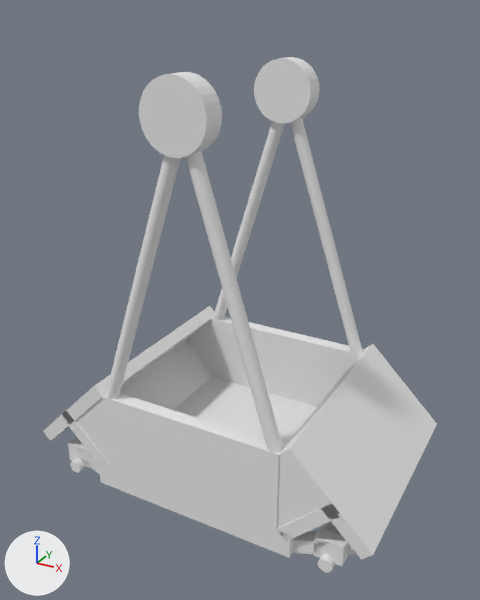
The OBJ model src/main/resources/assets/nyasamarailway/models/carts/nspc_6w_base.obj as it was, and as the next commit left it.
One viewpoint serves both versions: a 50 mm lens placed at (21.4, -39.1, 27.5), pointed at (0.2, -0.6, 8.2). The lights are fixed; the arrows at lower left show +X, +Y and +Z. Where no turn or scale is listed for an object, it has been applied to the vertices.

Names of what the first picture shows: '0.002', '22.004', '23.003', '25.001', '26.001', '27.001', 'Cylinder.001_Cylinder.002', 'Cylinder.002_Cylinder.003', 'Cylinder.003_Cylinder.004', 'Cylinder.010_Cylinder.002', 'Cylinder.011_Cylinder.002', 'Cylinder.025'.
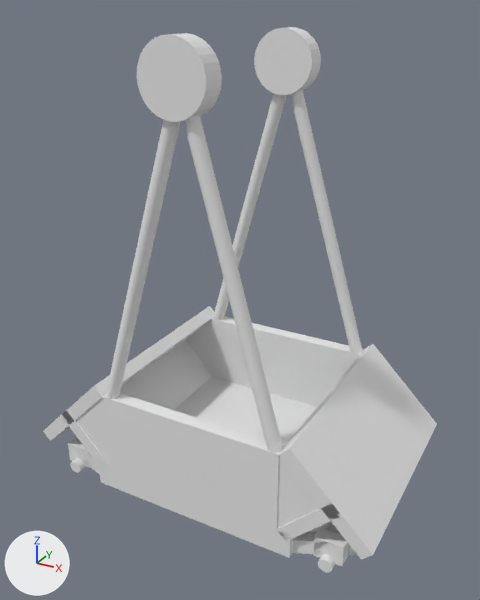
What differs and where, as boxes (x1, y1, x2, y2) in the pictures (480 x 600 px):
```json
{"object": "Cylinder.003_Cylinder.004", "change": "mesh rescaled", "before": [185, 151, 283, 453], "after": [183, 115, 283, 453], "on screen": "12% taller"}
{"object": "Cylinder.011_Cylinder.005", "change": "added", "after": [137, 33, 222, 122]}
{"object": "Cylinder.011_Cylinder.002", "change": "deleted", "before": [139, 72, 222, 158]}
{"object": "Cylinder.002_Cylinder.003", "change": "mesh rescaled", "before": [106, 155, 180, 399], "after": [106, 120, 181, 399], "on screen": "14% taller"}
{"object": "Cylinder.025", "change": "mesh rescaled", "before": [290, 118, 362, 353], "after": [290, 90, 362, 353], "on screen": "12% taller"}
{"object": "Cylinder.010_Cylinder.005", "change": "added", "after": [254, 27, 321, 95]}
{"object": "Cylinder.010_Cylinder.002", "change": "deleted", "before": [254, 57, 319, 123]}
{"object": "Cylinder.001_Cylinder.002", "change": "mesh rescaled", "before": [213, 121, 285, 320], "after": [213, 93, 286, 320], "on screen": "14% taller"}
```

Edits to the scene script, one JSON object a line:
```json
{"block": "me_cylinder_001_cylinder_002", "where": "me_cylinder_001_cylinder_002.from_pydata(...)  # 66 vertices, 128 faces; spans x -7.0..0.5, y 6.5..8.0, z 2.0..22.0"}
{"block": "me_cylinder_001_cylinder_002", "where": "# used by ob_cylinder_001_cylinder_002; location = (0.0, 0.0, 0.0)"}
{"block": "me_cylinder_001_cylinder_002", "change": "me_cylinder_001_cylinder_002 part 1: the whole mesh is scaled about its middle by (1, 1, 1.1), then moved by (0.0, 0.0, 1.0)"}
{"block": "me_cylinder_002_cylinder_003", "where": "me_cylinder_002_cylinder_003.from_pydata(...)  # 66 vertices, 128 faces; spans x -7.0..0.5, y -8.0..-6.5, z 2.0..22.0"}
{"block": "me_cylinder_002_cylinder_003", "where": "# used by ob_cylinder_002_cylinder_003; location = (0.0, 0.0, 0.0)"}
{"block": "me_cylinder_002_cylinder_003", "change": "me_cylinder_002_cylinder_003 part 2: the whole mesh is scaled about its middle by (1, 1, 1.1), then moved by (0.0, 0.0, 1.0)"}
{"block": "me_cylinder_003_cylinder_004", "where": "me_cylinder_003_cylinder_004.from_pydata(...)  # 66 vertices, 128 faces; spans x -0.5..7.0, y -8.0..-6.5, z 2.0..22.0"}
{"block": "me_cylinder_003_cylinder_004", "where": "# used by ob_cylinder_003_cylinder_004; location = (0.0, 0.0, 0.0)"}
{"block": "me_cylinder_003_cylinder_004", "change": "me_cylinder_003_cylinder_004 part 3: the whole mesh is scaled about its middle by (1, 1, 1.1), then moved by (0.0, 0.0, 1.0)"}
{"block": "me_cylinder_025", "where": "me_cylinder_025.from_pydata(...)  # 66 vertices, 128 faces; spans x -0.5..7.0, y 6.5..8.0, z 2.0..22.0"}
{"block": "me_cylinder_025", "where": "# used by ob_cylinder_025; location = (0.0, 0.0, 0.0)"}
{"block": "me_cylinder_025", "change": "me_cylinder_025 part 4: the whole mesh is scaled about its middle by (1, 1, 1.1), then moved by (0.0, 0.0, 1.0)"}
{"op": "add", "block": "me_cylinder_011_cylinder_005", "code": ["me_cylinder_011_cylinder_005 = bpy.data.meshes.new('Cylinder.011_Cylinder.005')", "me_cylinder_011_cylinder_005.from_pydata(...)  # a 32-sided cylinder along y spanning x -2.33..2.17, y -7.91..-6.26, z 21.75..26.25", "me_cylinder_011_cylinder_005.materials.append(mat_none_003)  # white #e7e7e7"]}
{"op": "add", "block": "me_cylinder_010_cylinder_005", "code": ["me_cylinder_010_cylinder_005 = bpy.data.meshes.new('Cylinder.010_Cylinder.005')", "me_cylinder_010_cylinder_005.from_pydata(...)  # a 32-sided cylinder along y spanning x -2.33..2.17, y 6.1..7.75, z 21.75..26.25", "me_cylinder_010_cylinder_005.materials.append(mat_none_003)  # white #e7e7e7"]}
{"op": "remove", "block": "ob_cylinder_010_cylinder_002", "code": ["ob_cylinder_010_cylinder_002 = bpy.data.objects.new('Cylinder.010_Cylinder.002', me_cylinder_010_cylinder_002)", "ob_cylinder_010_cylinder_002.location = (0.0, 0.0, 0.0)"]}
{"op": "remove", "block": "ob_cylinder_011_cylinder_002", "code": ["ob_cylinder_011_cylinder_002 = bpy.data.objects.new('Cylinder.011_Cylinder.002', me_cylinder_011_cylinder_002)", "ob_cylinder_011_cylinder_002.location = (0.0, 0.0, 0.0)"]}
{"op": "add", "block": "ob_cylinder_011_cylinder_005", "code": ["ob_cylinder_011_cylinder_005 = bpy.data.objects.new('Cylinder.011_Cylinder.005', me_cylinder_011_cylinder_005)", "ob_cylinder_011_cylinder_005.location = (0.0, 0.0, 0.0)"]}
{"op": "add", "block": "ob_cylinder_010_cylinder_005", "code": ["ob_cylinder_010_cylinder_005 = bpy.data.objects.new('Cylinder.010_Cylinder.005', me_cylinder_010_cylinder_005)", "ob_cylinder_010_cylinder_005.location = (0.0, 0.0, 0.0)"]}
```
